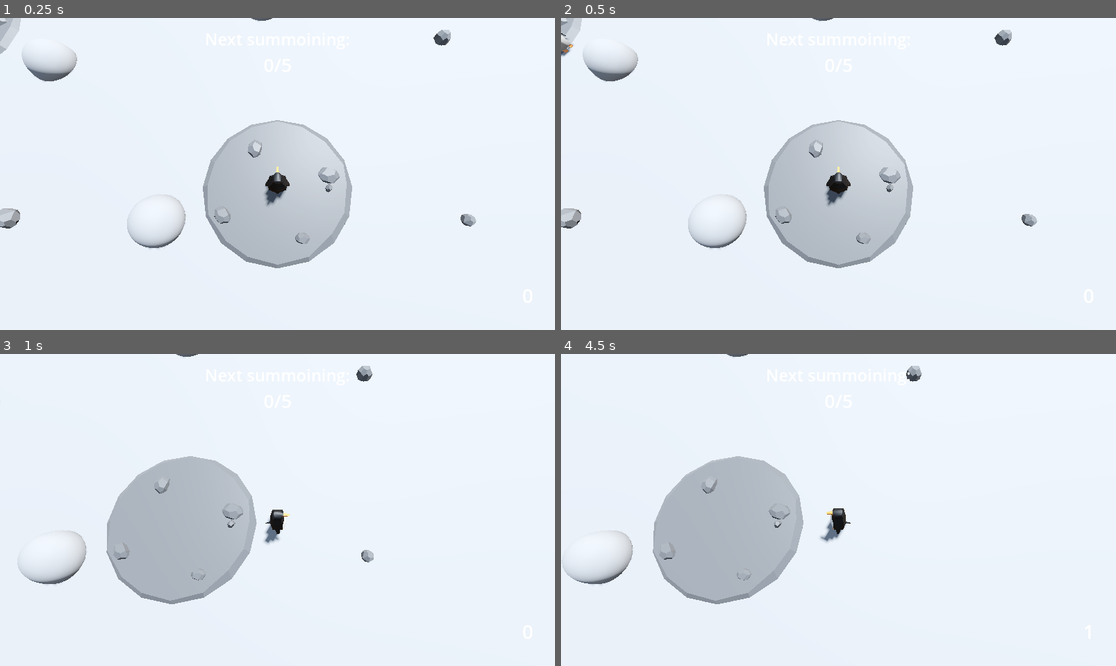
Above: before the commit, frames 1-4 (two rows, left to right).
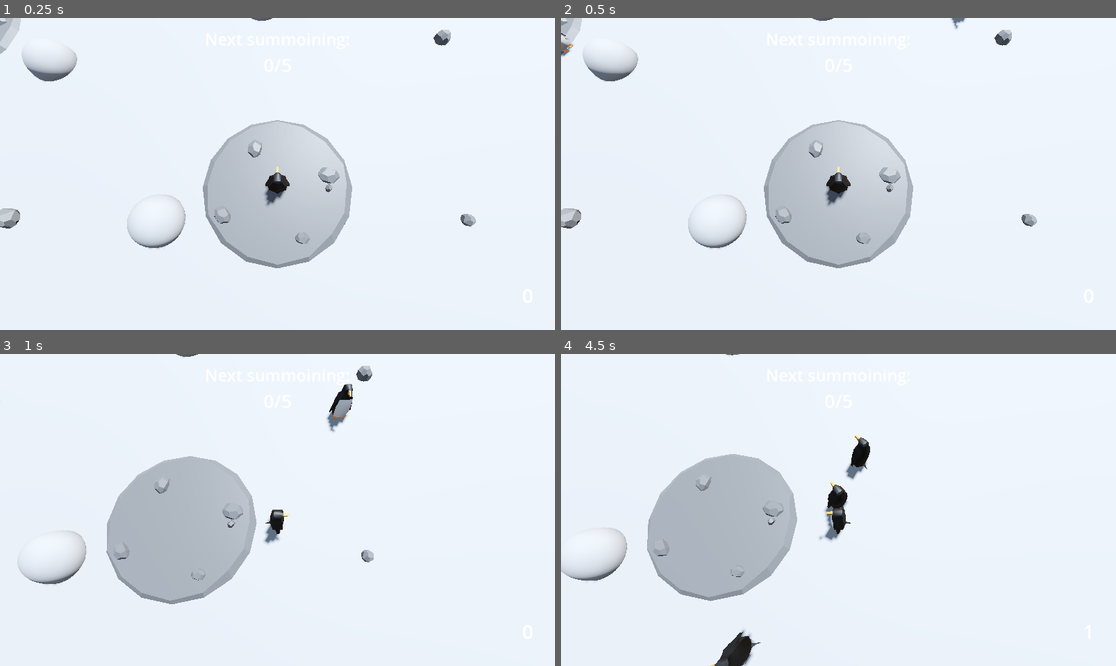
Above: after the commit, the same moments.

Repository: Edtg/Ludum-Dare-55
Game: Godot game, scene res://scenes/main.tscn
Same seed, same stepped clock (60 frames per second), same inputs: the game is played once before the commit and once after it.
Inputs:
- Up to frame 1 (0.25 s): no input
- Up to frame 2 (0.5 s): no input
- Up to frame 3 (1 s): hold D (move_right) from 0.53 s (still down); tap Space (slide) at 0.6 s
- Up to frame 4 (4.5 s): release D (move_right) at 1.28 s; hold S (move_back) 1.28-2.03 s; tap Space (slide) every 0.75 s from 1.35 to 4.35 s; hold D (move_right) 2.03-2.78 s; hold W (move_forward) 2.78-3.53 s; hold A (move_left) from 3.53 s (still down)

Frame 1 is identical in both runs. In frame 2, less than 0.1% of the frame differs, in the area x 70-73%, y 0-4%; in frame 3, 0.4%; in frame 4, 3.3%, in the area x 0-66%, y 0-100%.

Commit message:
Added more nest spawns

Diff:
--- a/scenes/main.tscn
+++ b/scenes/main.tscn
@@ -6,4 +6,4 @@
 [node name="Main" type="Node"]
 script = ExtResource("1_xrfk6")
 map = ExtResource("1_mr7yk")
-nest_positions = Array[Vector3]([Vector3(3, 0, 3), Vector3(-5, 0, -1)])
+nest_positions = Array[Vector3]([Vector3(3, 0, 3), Vector3(-5, 0, -1), Vector3(-8, 0, 4), Vector3(6, 0, -3)])
